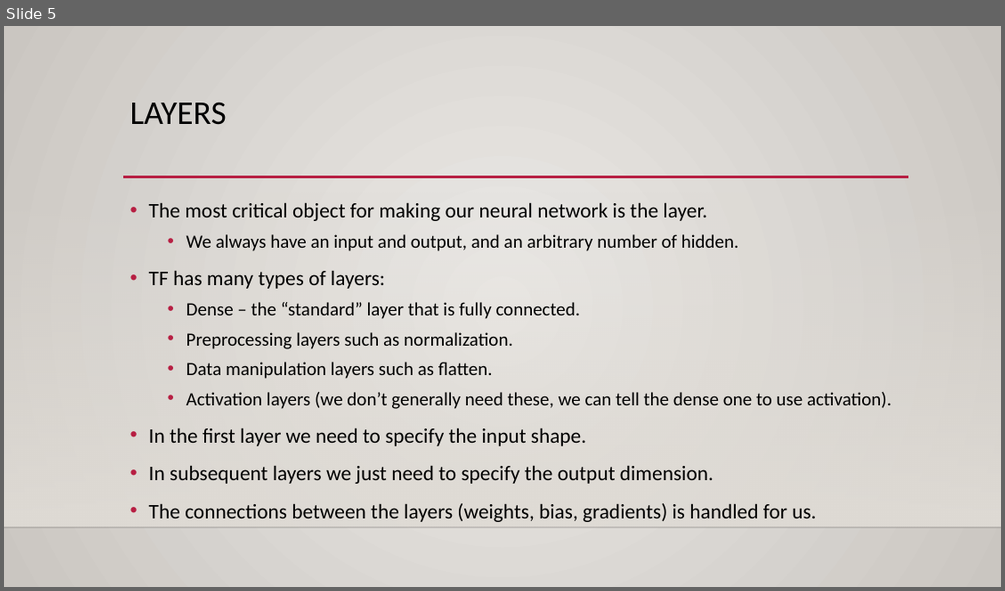
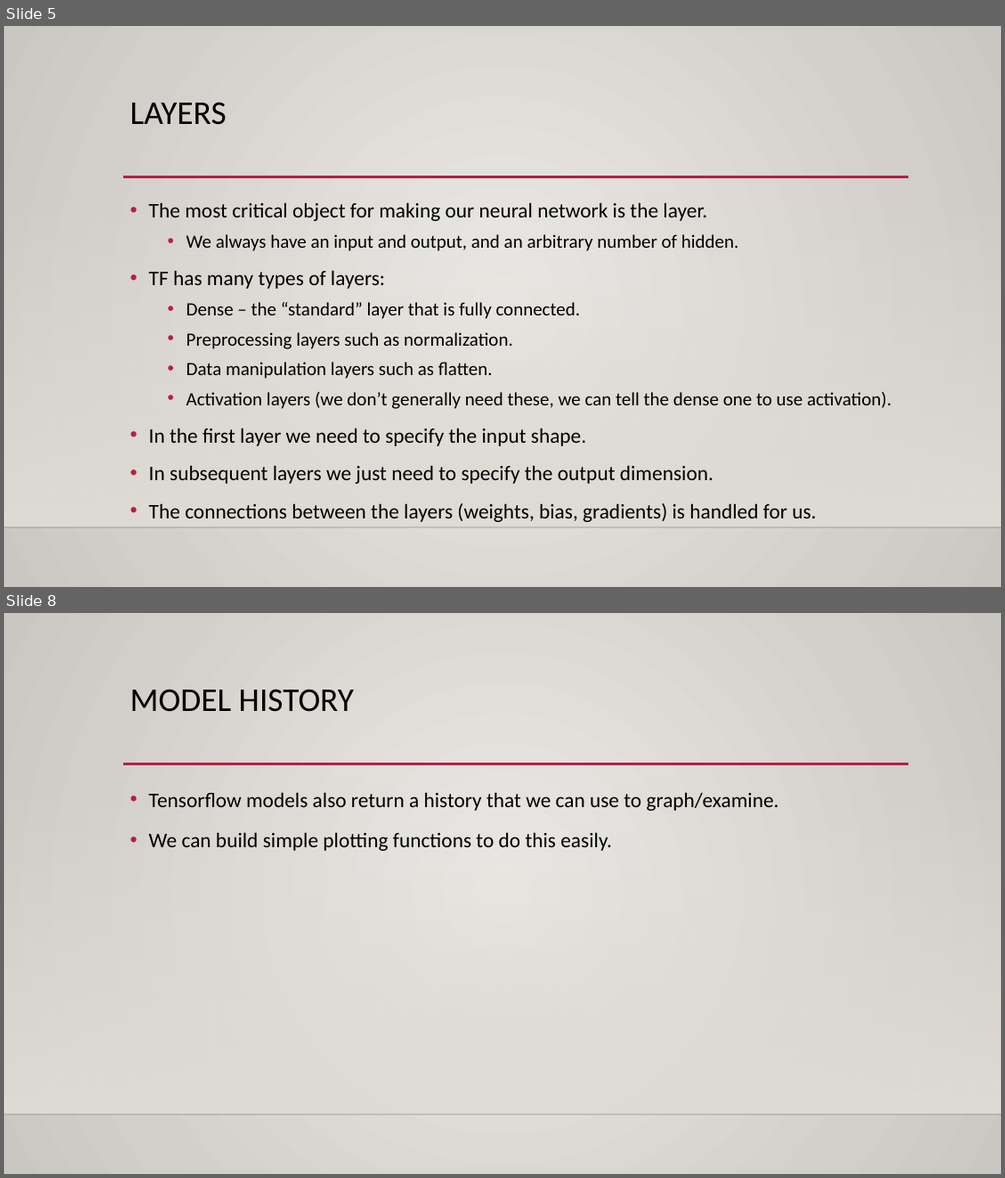
Before and after one commit to allyryry/3950_Workbooks, a slide deck: reference_content/Slides/keras_intro.pptx. Shown one above the other, each under a label of ours: slide 5 before the commit, slides 5 and 8 after it; the slides between them are not shown. The pictures are 1005x591 and 1005x1178 pixels, drawn with LibreOffice and Linux fonts; fonts in the diff are those of the drawing; background and template pictures are left out. Boxes give left, top, right and bottom in pixels: in the first picture for what was removed or moved away, otherwise in the second. Text is boxed around its words. In the diff, an @@ line names an element or a change of style, - is before the commit and + after.

```diff
--- a/reference_content/Slides/keras_intro.pptx
+++ b/reference_content/Slides/keras_intro.pptx
@@ slide 8 added at (4, 613, 1001, 1174), background gradient #ECEAE7 to #CAC7C1; not listed: 3 template elements that a slide beside it also shows @@
@@ title added at (130, 689, 354, 712), 32 pt, text #000000 @@
+MODEL HISTORY
@@ text added at (149, 792, 779, 851), 20 pt, text #000000 @@
+• Tensorflow models also return a history that we can use to graph/examine.
+• We can build simple plotting functions to do this easily.
```
Also in this commit, not shown: 2 other slides added, 1 slide removed, 3 other files.
